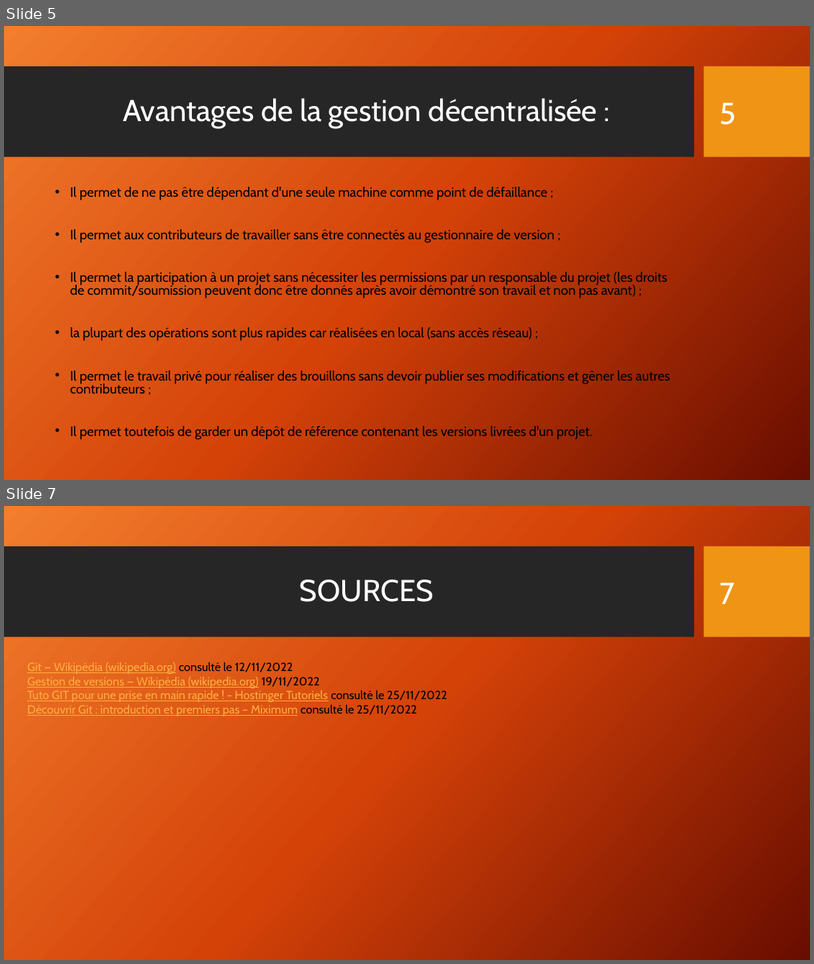
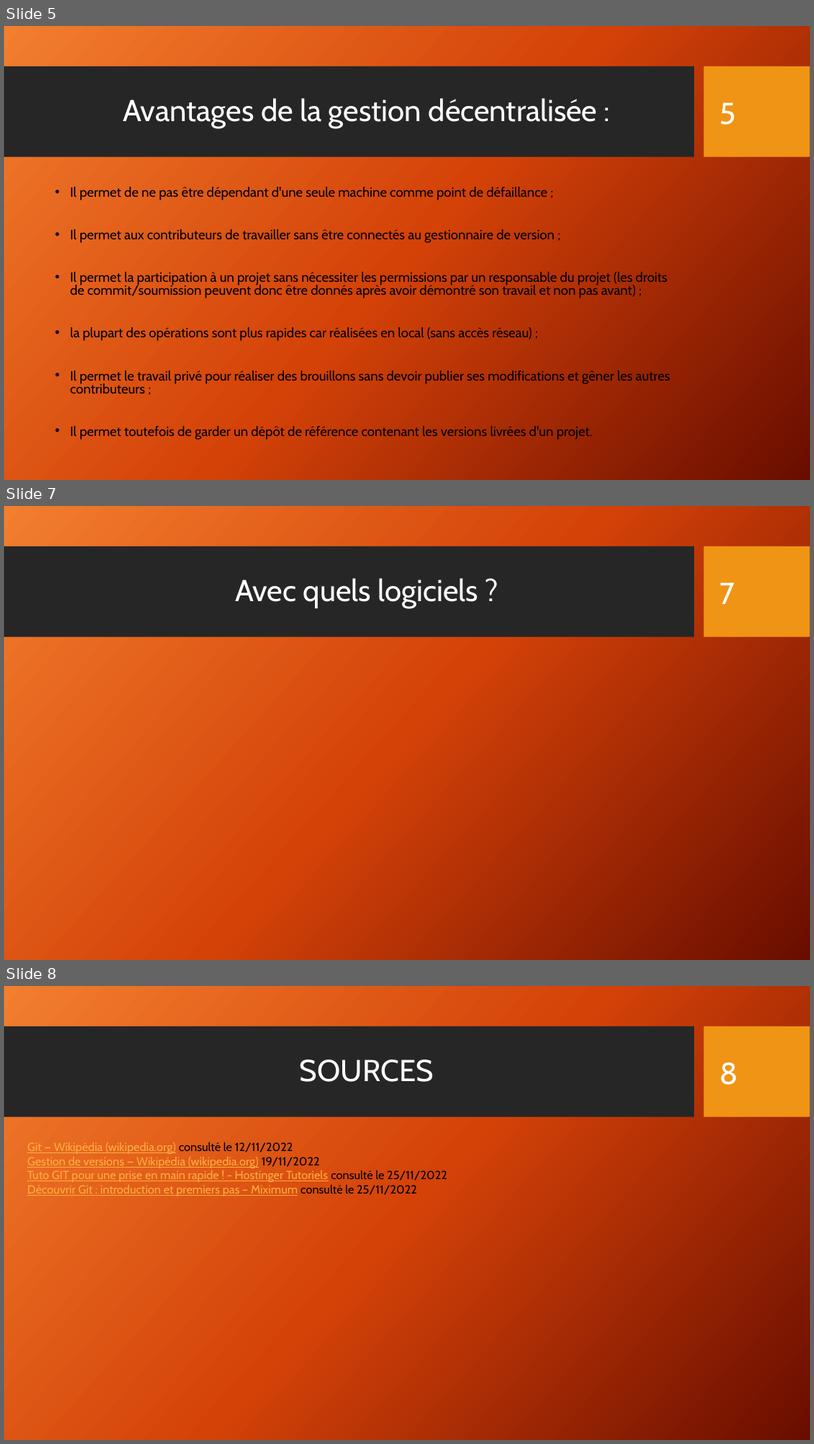
Before and after one commit to Math-Alex83/Expos-_git_cda_2210, a slide deck: Présentation_Git_CDA_2210.pptx. Shown one above the other, each under a label of ours: slides 5 and 7 before the commit, slides 5, 7 and 8 after it; the slides between them are not shown. The pictures are 814x964 and 814x1444 pixels, drawn with LibreOffice and Linux fonts; fonts in the diff are those of the drawing; background and template pictures are left out. Boxes give left, top, right and bottom in pixels: in the first picture for what was removed or moved away, otherwise in the second. Text is boxed around its words. In the diff, an @@ line names an element or a change of style, - is before the commit and + after.

```diff
--- a/Présentation_Git_CDA_2210.pptx
+++ b/Présentation_Git_CDA_2210.pptx
@@ slide 7 added at (4,506,810,960), background gradient #F18031 to #D54209 to #6A0D00; not listed: 2 template elements that a slide beside it also shows @@
@@ title added at (235,578,478,608), 36 pt, text #FFFFFF @@
+Avec quels logiciels ?
@@ page number added at (720,582,735,604), 36 pt, text #FFFFFF @@
+7
@@ what was slide 7 is now slide 8 @@
@@ page number at (720,1062,738,1085): text changed @@
-7
+8
```
Also in this commit, not shown: 4 slides changed, 3 other files.
